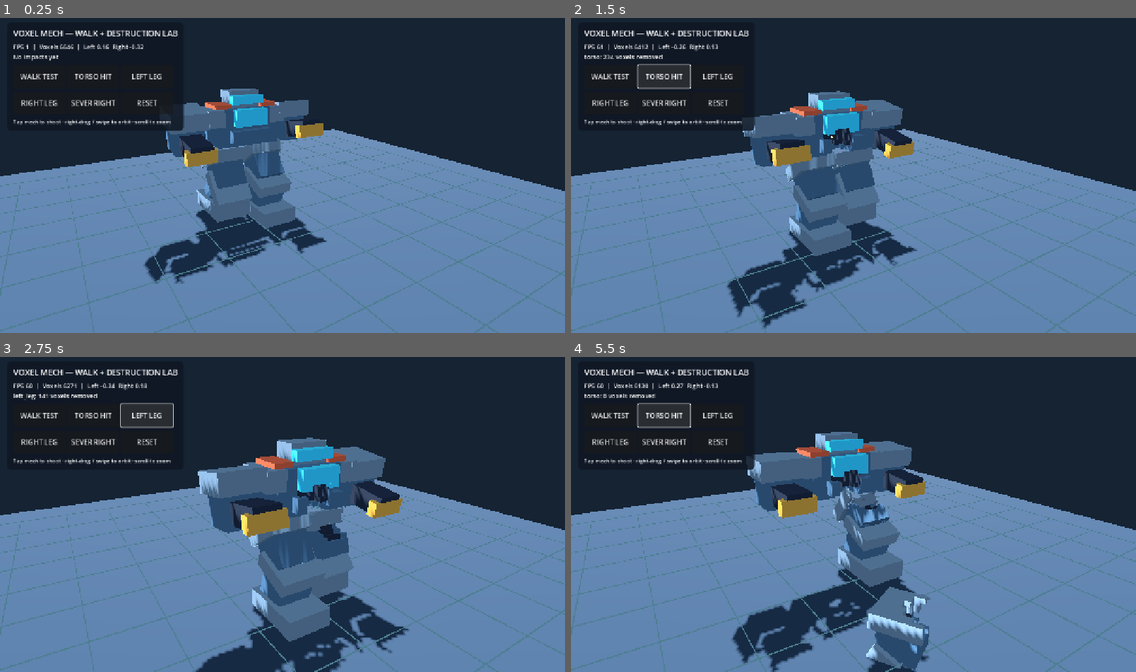
Above: before the commit, frames 1-4 (two rows, left to right).
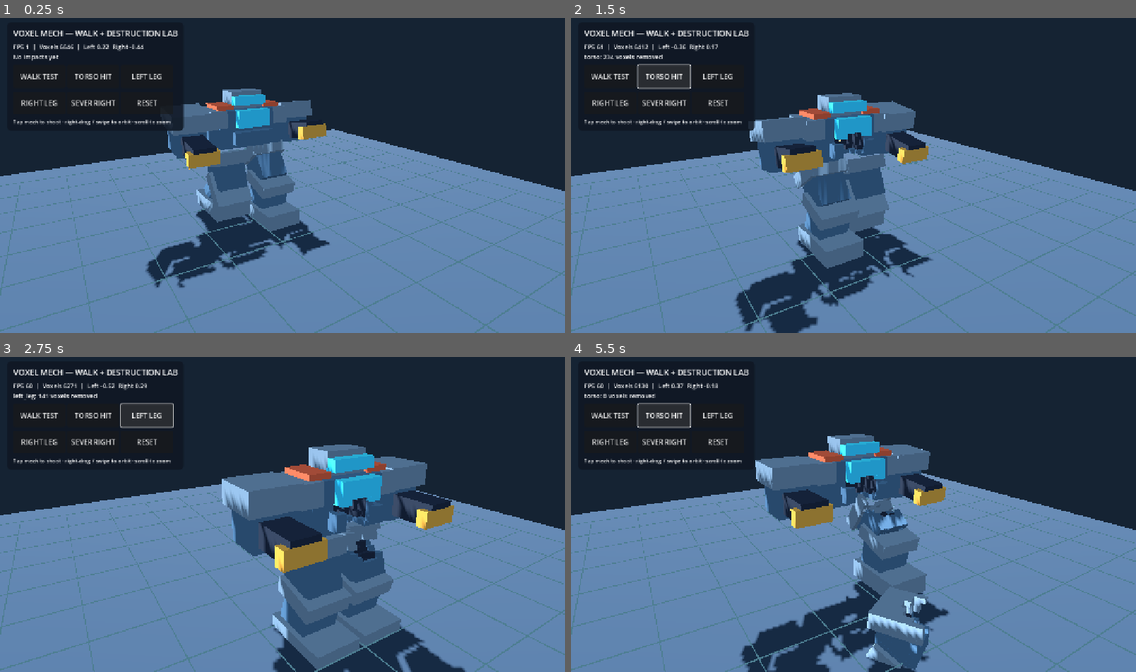
Above: after the commit, the same moments.

Repository: drag0nblad3/BtechMobile
Game: Godot game, scene res://scenes/voxel_mech_lab.tscn
Two runs of this game, one before a commit and one after it. Both use one fixed random seed, a clock stepped at 60 frames per second and the inputs below. This scene is started directly instead of the project's main scene.
Inputs:
- Up to frame 1 (0.25 s): no input
- Up to frame 2 (1.5 s): click "WALK TEST" at 0.5 s; click "TORSO HIT" at 1.25 s
- Up to frame 3 (2.75 s): click "LEFT LEG" at 2 s
- Up to frame 4 (5.5 s): click "RIGHT LEG" at 2.75 s; click "SEVER RIGHT" at 3.5 s; click "WALK TEST" at 4.25 s; click "TORSO HIT" at 5 s

The runs differ from the first frame. In frame 1, 2.6% of the frame differs, in the area x 18-59%, y 8-86%; in frame 2, 9.1%; in frame 3, 19%, in the area x 19-83%, y 8-100%; in frame 4, 11%.

Commit message:
Increase biped stride while preserving two-link IK reach

Diff:
--- a/src/view/units/voxel_gait.gd
+++ b/src/view/units/voxel_gait.gd
@@ -4,7 +4,7 @@
 
 const CYCLE_SECONDS := 1.30
 const STANCE_FRACTION := 0.60
-const STRIDE := 0.80
+const STRIDE := 1.10
 const THIGH := 0.70
 const SHIN := 0.70
 const ANKLE_HEIGHT := 0.12
